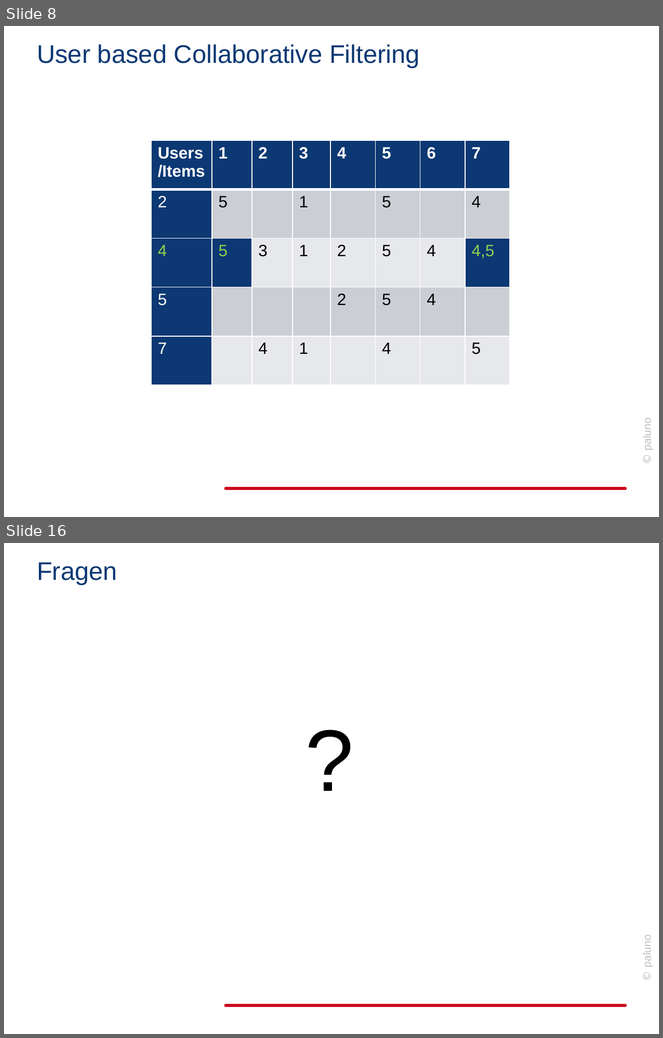
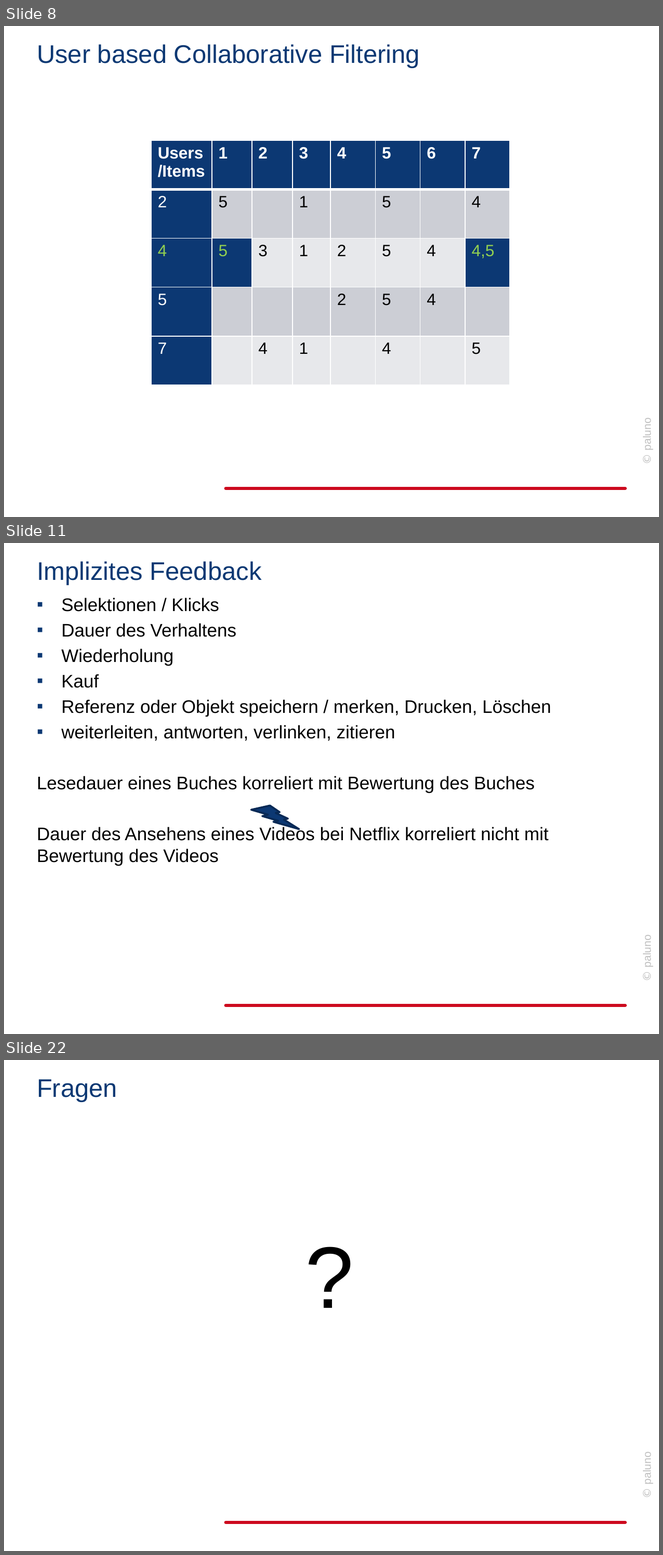
Before and after one commit to jabuettner/citavi, a slide deck: Diss (repo)/Recommender.pptx. Shown one above the other, each under a label of ours: slides 8 and 16 before the commit, slides 8, 11 and 22 after it; the slides between them are not shown. The pictures are 663x1038 and 663x1555 pixels, drawn with LibreOffice and Linux fonts; fonts in the diff are those of the drawing; background and template pictures are left out. Boxes give left, top, right and bottom in pixels: in the first picture for what was removed or moved away, otherwise in the second. Text is boxed around its words. In the diff, an @@ line names an element or a change of style, - is before the commit and + after.

```diff
--- a/Diss (repo)/Recommender.pptx
+++ b/Diss (repo)/Recommender.pptx
@@ slide 11 added at (4, 543, 659, 1034), background #FFFFFF; not listed: 2 template elements that a slide beside it also shows @@
@@ title added at (37, 561, 262, 585), 28 pt, text #0C3873 @@
+Implizites Feedback
@@ text added at (37, 598, 551, 866), 20 pt, text #000000 @@
+▪ Selektionen / Klicks
+▪ Dauer des Verhaltens
+▪ Wiederholung
+▪ Kauf
+▪ Referenz oder Objekt speichern / merken, Drucken, Löschen
+▪ weiterleiten, antworten, verlinken, zitieren
+Lesedauer eines Buches korreliert mit Bewertung des Buches
+Dauer des Ansehens eines Videos bei Netflix korreliert nicht mit Bewertung des Videos
@@ lightning bolt added at (251, 806, 299, 830), fill #0C3873, outline #092955 2 pt @@
@@ what was slide 16 is now slide 22 @@
```
Also in this commit, not shown: 5 slides changed, 11 other slides added, 11 slides removed, 5 other files.
